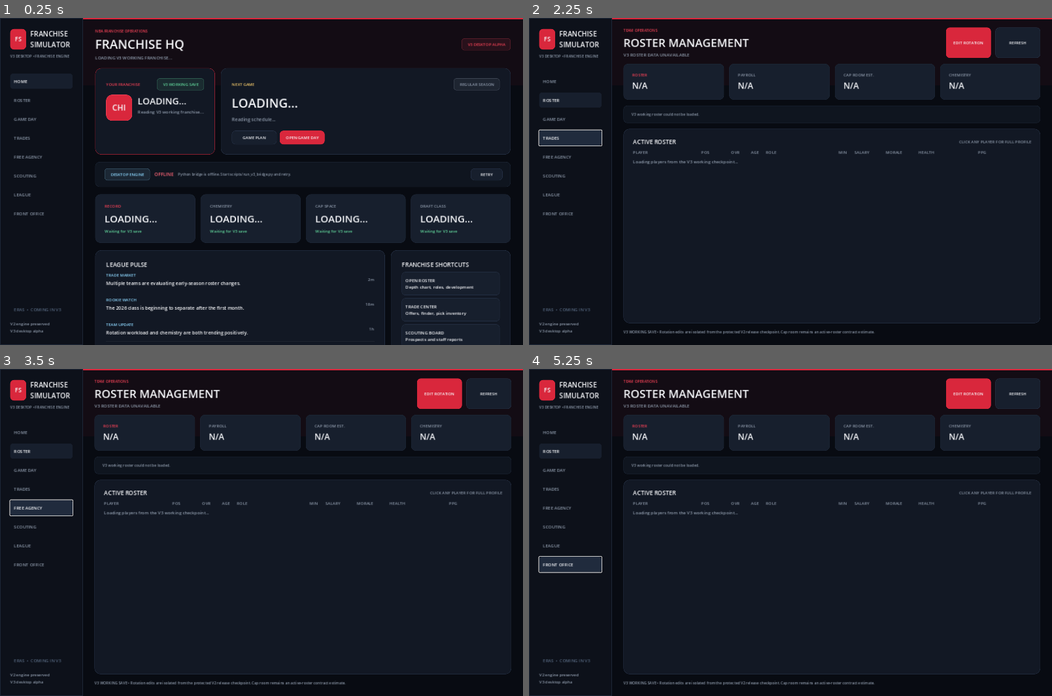
Above: before the commit, frames 1-4 (two rows, left to right).
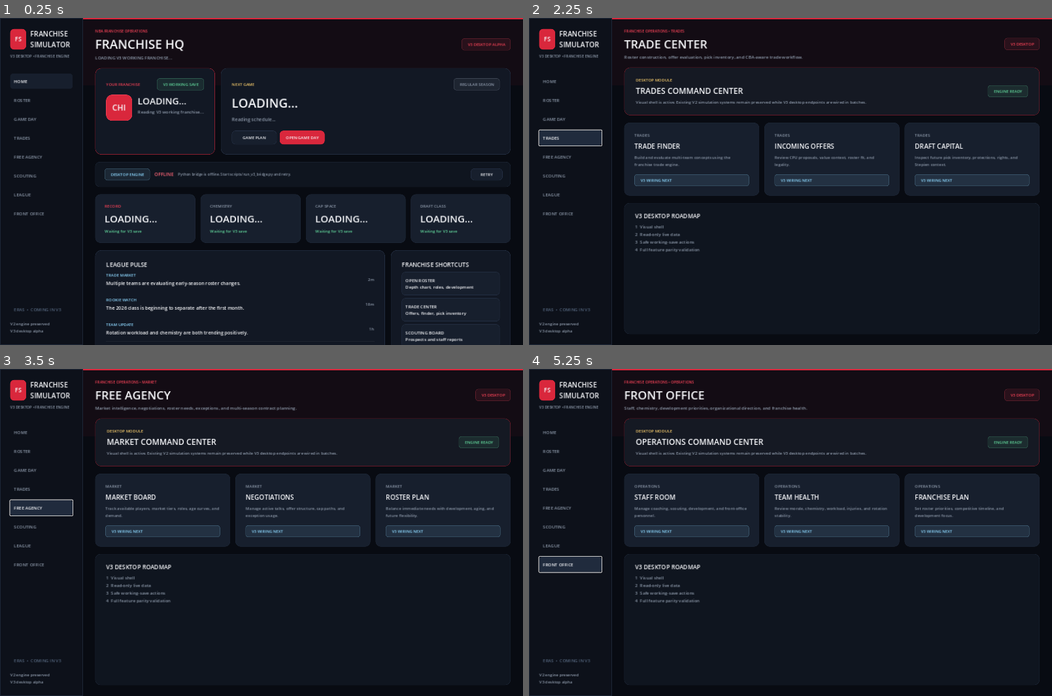
Above: after the commit, the same moments.

Repository: mklim6/NBA_Roster_Optimization_Engine
Game: Godot game, scene res://scenes/main.tscn
The game is run twice, just before and just after one commit, with the same random seed, the same clock (stepped at 60 frames per second) and the same inputs.
Inputs:
- Up to frame 1 (0.25 s): no input
- Up to frame 2 (2.25 s): click "HOME" at 0.5 s; click "ROSTER" at 1.25 s; click "TRADES" at 2 s
- Up to frame 3 (3.5 s): click "FREE AGENCY" at 2.75 s
- Up to frame 4 (5.25 s): click "SCOUTING" at 3.5 s; click "LEAGUE" at 4.25 s; click "FRONT OFFICE" at 5 s

The runs differ from the first frame. In frame 2, 10% of the frame differs, in the area x 2-98%, y 2-97%; in frame 3, 10%; in frame 4, 10%.

Commit message:
Add V3 franchise module navigation shells

Diff:
--- a/godot_client/scripts/main.gd
+++ b/godot_client/scripts/main.gd
@@ -36,6 +36,11 @@
 
 var home_page: Control
 var roster_page: Control
+var trades_page: Control
+var free_agency_page: Control
+var scouting_page: Control
+var league_page: Control
+var front_office_page: Control
 var current_page := "HOME"
 var nav_buttons := {}
 var roster_payload := {}
@@ -147,6 +152,71 @@
 	content_stack.add_child(roster_page)
 	roster_page.set_anchors_and_offsets_preset(Control.PRESET_FULL_RECT)
 
+	trades_page = _build_feature_area(
+		"TRADE CENTER",
+		"Roster construction, offer evaluation, pick inventory, and CBA-aware trade workflow.",
+		"TRADES",
+		[
+			["TRADE FINDER", "Build and evaluate multi-team concepts using the franchise trade engine."],
+			["INCOMING OFFERS", "Review CPU proposals, value context, roster fit, and legality."],
+			["DRAFT CAPITAL", "Inspect future pick inventory, protections, rights, and Stepien context."]
+		]
+	)
+	content_stack.add_child(trades_page)
+	trades_page.set_anchors_and_offsets_preset(Control.PRESET_FULL_RECT)
+
+	free_agency_page = _build_feature_area(
+		"FREE AGENCY",
+		"Market intelligence, negotiations, roster needs, exceptions, and multi-season contract planning.",
+		"MARKET",
+		[
+			["MARKET BOARD", "Track available players, market tiers, roles, age curves, and demand."],
+			["NEGOTIATIONS", "Manage active talks, offer structure, cap paths, and exception usage."],
+			["ROSTER PLAN", "Balance immediate needs with development, aging, and future flexibility."]
+		]
+	)
+	content_stack.add_child(free_agency_page)
+	free_agency_page.set_anchors_and_offsets_preset(Control.PRESET_FULL_RECT)
+
+	scouting_page = _build_feature_area(
+		"SCOUTING CENTER",
+		"Draft-board management, prospect evaluation, staff intelligence, and long-range planning.",
+		"SCOUTING",
+		[
+			["DRAFT BOARD", "Organize prospects, tiers, team fits, and long-term upside."],
+			["REPORTS", "Review scouting evaluations, confidence, strengths, weaknesses, and risk."],
+			["STAFF", "Coordinate scout coverage, assignments, specialties, and information quality."]
+		]
+	)
+	content_stack.add_child(scouting_page)
+	scouting_page.set_anchors_and_offsets_preset(Control.PRESET_FULL_RECT)
+
+	league_page = _build_feature_area(
+		"LEAGUE HUB",
+		"Standings, awards races, transactions, schedule context, and league-wide franchise intelligence.",
+		"LEAGUE",
+		[
+			["STANDINGS", "Conference positioning, playoff race, streaks, and team performance."],
+			["AWARDS", "Track MVP, rookie, defensive, and other season award races."],
+			["TRANSACTIONS", "Follow trades, signings, waivers, injuries, and league movement."]
+		]
+	)
+	content_stack.add_child(league_page)
+	league_page.set_anchors_and_offsets_preset(Control.PRESET_FULL_RECT)
+
+	front_office_page = _build_feature_area(
+		"FRONT OFFICE",
+		"Staff, chemistry, development priorities, organizational direction, and franchise health.",
+		"OPERATIONS",
+		[
+			["STAFF ROOM", "Manage coaching, scouting, development, and front-office personnel."],
+			["TEAM HEALTH", "Review morale, chemistry, workload, injuries, and rotation stability."],
+			["FRANCHISE PLAN", "Set roster priorities, competitive timeline, and development focus."]
+		]
+	)
+	content_stack.add_child(front_office_page)
+	front_office_page.set_anchors_and_offsets_preset(Control.PRESET_FULL_RECT)
+
 	_show_page("HOME")
 
 func _build_sidebar() -> Control:
@@ -462,6 +532,152 @@
 			draft_detail = detail
 
 	return card
+
+func _build_feature_area(
+	title_text: String,
+	subtitle_text: String,
+	section_tag: String,
+	modules: Array
+) -> Control:
+	var outer := MarginContainer.new()
+	outer.size_flags_horizontal = Control.SIZE_EXPAND_FILL
+	outer.size_flags_vertical = Control.SIZE_EXPAND_FILL
+	_set_margins(outer, 34, 28, 34, 30)
+
+	var column := VBoxContainer.new()
+	column.add_theme_constant_override("separation", 20)
+	outer.add_child(column)
+
+	var header := HBoxContainer.new()
+	header.add_theme_constant_override("separation", 14)
+	column.add_child(header)
+
+	var titles := VBoxContainer.new()
+	titles.size_flags_horizontal = Control.SIZE_EXPAND_FILL
+	titles.add_theme_constant_override("separation", 4)
+	header.add_child(titles)
+
+	var eyebrow := Label.new()
+	eyebrow.text = "FRANCHISE OPERATIONS • %s" % section_tag
+	eyebrow.add_theme_color_override("font_color", TEAM_PRIMARY_HOVER)
+	eyebrow.add_theme_font_size_override("font_size", 10)
+	titles.add_child(eyebrow)
+
+	var title := Label.new()
+	title.text = title_text
+	title.add_theme_color_override("font_color", TEXT)
+	title.add_theme_font_size_override("font_size", 32)
+	titles.add_child(title)
+
+	var subtitle := Label.new()
+	subtitle.text = subtitle_text
+	subtitle.autowrap_mode = TextServer.AUTOWRAP_WORD_SMART
+	subtitle.add_theme_color_override("font_color", MUTED)
+	subtitle.add_theme_font_size_override("font_size", 12)
+	titles.add_child(subtitle)
+
+	header.add_child(_pill("V3 DESKTOP", TEAM_PRIMARY_HOVER))
+
+	var hero := PanelContainer.new()
+	hero.custom_minimum_size = Vector2(0, 132)
+	hero.add_theme_stylebox_override("panel", _box(Color("151923"), 16, Color(TEAM_PRIMARY, 0.45)))
+	column.add_child(hero)
+
+	var hero_margin := MarginContainer.new()
+	_set_margins(hero_margin, 22, 18, 22, 18)
+	hero.add_child(hero_margin)
+
+	var hero_row := HBoxContainer.new()
+	hero_row.add_theme_constant_override("separation", 16)
+	hero_margin.add_child(hero_row)
+
+	var hero_text := VBoxContainer.new()
+	hero_text.size_flags_horizontal = Control.SIZE_EXPAND_FILL
+	hero_text.add_theme_constant_override("separation", 6)
+	hero_row.add_child(hero_text)
+
+	hero_text.add_child(_small_label("DESKTOP MODULE", GOLD))
+
+	var hero_title := Label.new()
+	hero_title.text = "%s COMMAND CENTER" % section_tag
+	hero_title.add_theme_color_override("font_color", TEXT)
+	hero_title.add_theme_font_size_override("font_size", 22)
+	hero_text.add_child(hero_title)
+
+	var hero_detail := Label.new()
+	hero_detail.text = "Visual shell is active. Existing V2 simulation systems remain preserved while V3 desktop endpoints are wired in batches."
+	hero_detail.autowrap_mode = TextServer.AUTOWRAP_WORD_SMART
+	hero_detail.add_theme_color_override("font_color", MUTED)
+	hero_detail.add_theme_font_size_override("font_size", 11)
+	hero_text.add_child(hero_detail)
+
+	hero_row.add_child(_pill("ENGINE READY", GOOD))
+
+	var grid := GridContainer.new()
+	grid.columns = 3
+	grid.size_flags_horizontal = Control.SIZE_EXPAND_FILL
+	grid.add_theme_constant_override("h_separation", 14)
+	grid.add_theme_constant_override("v_separation", 14)
+	column.add_child(grid)
+
+	for raw_module in modules:
+		if typeof(raw_module) != TYPE_ARRAY or raw_module.size() < 2:
+			continue
+		var module_title := str(raw_module[0])
+		var module_detail := str(raw_module[1])
+
+		var module_card := _card(Vector2(0, 190))
+		module_card.size_flags_horizontal = Control.SIZE_EXPAND_FILL
+		module_card.add_theme_stylebox_override("panel", _box(PANEL_ALT, 14, SOFT_BORDER))
+		grid.add_child(module_card)
+
+		var module_body := _card_body(module_card, 18)
+		module_body.add_theme_constant_override("separation", 9)
+		module_body.add_child(_small_label(section_tag, MUTED))
+
+		var module_name := Label.new()
+		module_name.text = module_title
+		module_name.add_theme_color_override("font_color", TEXT)
+		module_name.add_theme_font_size_override("font_size", 18)
+		module_body.add_child(module_name)
+
+		var module_description := Label.new()
+		module_description.text = module_detail
+		module_description.autowrap_mode = TextServer.AUTOWRAP_WORD_SMART
+		module_description.add_theme_color_override("font_color", MUTED)
+		module_description.add_theme_font_size_override("font_size", 11)
+		module_body.add_child(module_description)
+
+		var module_spacer := Control.new()
+		module_spacer.size_flags_vertical = Control.SIZE_EXPAND_FILL
+		module_body.add_child(module_spacer)
+
+		module_body.add_child(_pill("V3 WIRING NEXT", ACCENT))
+
+	var workflow := PanelContainer.new()
+	workflow.size_flags_horizontal = Control.SIZE_EXPAND_FILL
+	workflow.size_flags_vertical = Control.SIZE_EXPAND_FILL
+	workflow.add_theme_stylebox_override("panel", _box(Color("0f151f"), 14, SOFT_BORDER))
+	column.add_child(workflow)
+
+	var workflow_margin := MarginContainer.new()
+	_set_margins(workflow_margin, 20, 16, 20, 16)
+	workflow.add_child(workflow_margin)
+
+	var workflow_box := VBoxContainer.new()
+	workflow_box.add_theme_constant_override("separation", 8)
+	workflow_margin.add_child(workflow_box)
+
+	workflow_box.add_child(_section_title("V3 DESKTOP ROADMAP"))
+
+	var workflow_text := Label.new()
+	workflow_text.text = "1  Visual shell\n2  Read-only live data\n3  Safe working-save actions\n4  Full feature parity validation"
+	workflow_text.add_theme_color_override("font_color", MUTED)
+	workflow_text.add_theme_font_size_override("font_size", 12)
+	workflow_box.add_child(workflow_text)
+
+	return outer
+
 
 func _build_roster_area() -> Control:
 	var outer := MarginContainer.new()
@@ -1712,6 +1928,16 @@
 
 	if roster_page != null:
 		roster_page.visible = page_name == "ROSTER"
+	if trades_page != null:
+		trades_page.visible = page_name == "TRADES"
+	if free_agency_page != null:
+		free_agency_page.visible = page_name == "FREE AGENCY"
+	if scouting_page != null:
+		scouting_page.visible = page_name == "SCOUTING"
+	if league_page != null:
+		league_page.visible = page_name == "LEAGUE"
+	if front_office_page != null:
+		front_office_page.visible = page_name == "FRONT OFFICE"
 
 	for key in nav_buttons.keys():
 		var button: Button = nav_buttons[key]
@@ -1811,8 +2037,15 @@
 	button.add_theme_stylebox_override("hover", _box(PANEL_HOVER, 9, ACCENT))
 	button.add_theme_stylebox_override("pressed", _box(PANEL_HOVER, 9, ACCENT))
 
-	if title_text == "OPEN ROSTER":
-		button.pressed.connect(_show_page.bind("ROSTER"))
+	match title_text:
+		"OPEN ROSTER":
+			button.pressed.connect(_show_page.bind("ROSTER"))
+		"TRADE CENTER":
+			button.pressed.connect(_show_page.bind("TRADES"))
+		"SCOUTING BOARD":
+			button.pressed.connect(_show_page.bind("SCOUTING"))
+		"LEAGUE HUB":
+			button.pressed.connect(_show_page.bind("LEAGUE"))
 
 	return button
 
@@ -1829,7 +2062,15 @@
 	button.add_theme_stylebox_override("disabled", _box(SIDEBAR, 8))
 	_apply_nav_button_style(button, active)
 
-	if text_value == "HOME" or text_value == "ROSTER":
+	if text_value in [
+		"HOME",
+		"ROSTER",
+		"TRADES",
+		"FREE AGENCY",
+		"SCOUTING",
+		"LEAGUE",
+		"FRONT OFFICE"
+	]:
 		nav_buttons[text_value] = button
 		button.pressed.connect(_show_page.bind(text_value))
 	elif text_value == "GAME DAY":
